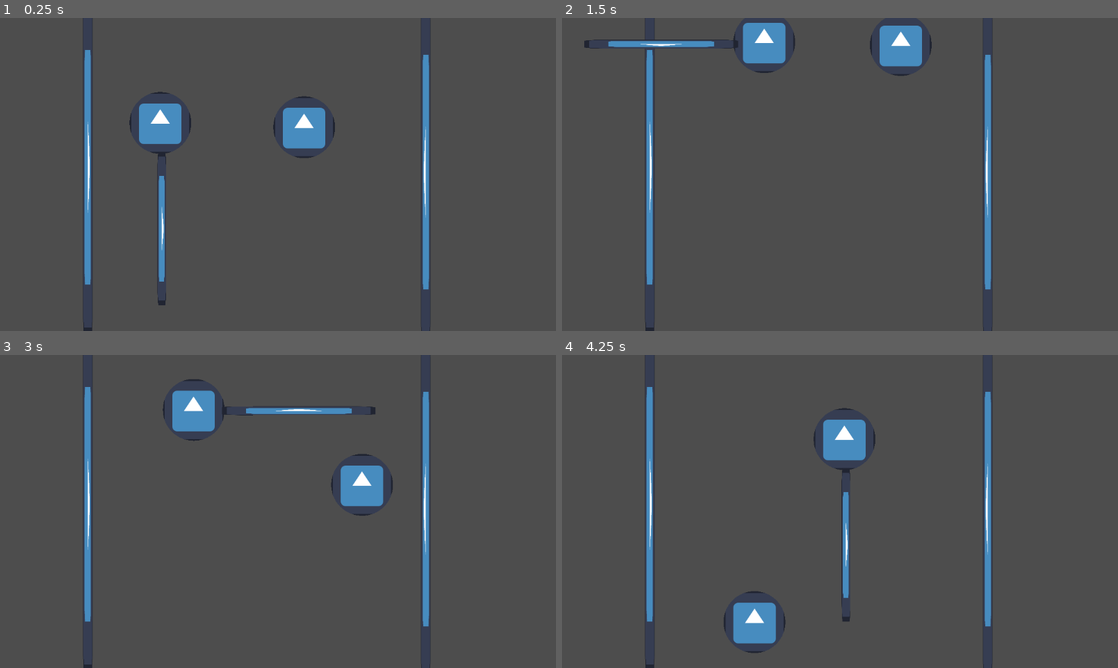
Above: before the commit, frames 1-4 (two rows, left to right).
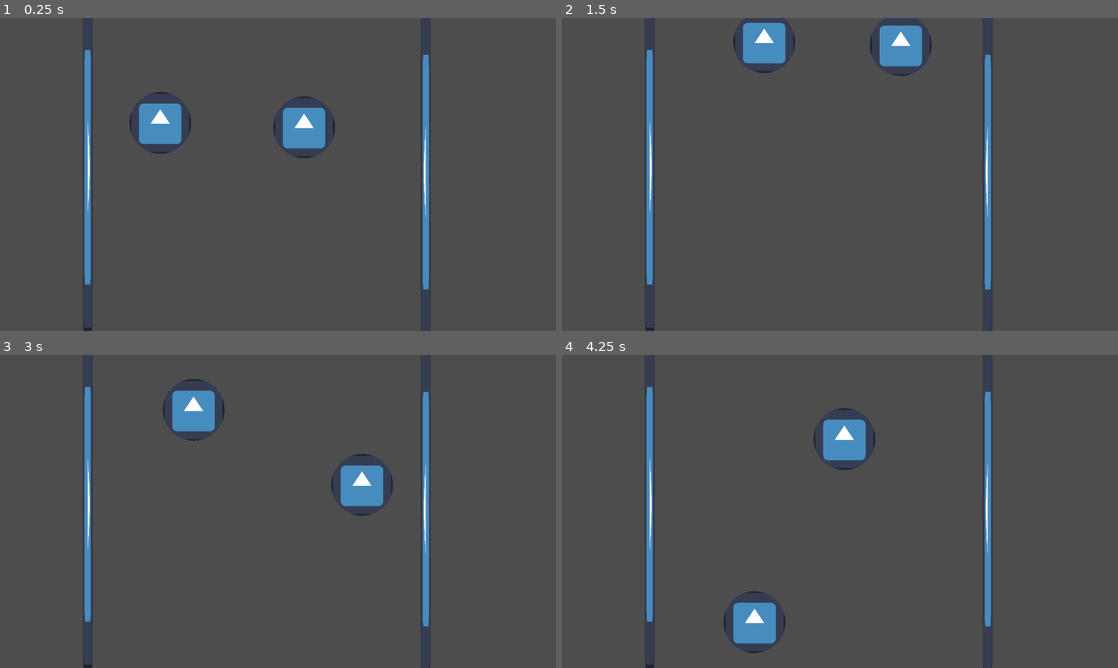
Above: after the commit, the same moments.

Repository: linkman8912/roguelite
Game: Godot game, scene res://main.tscn
Two runs of this game, one before a commit and one after it. Both use one fixed random seed, a clock stepped at 60 frames per second and the inputs below. The engine's default icon, where the game draws it, is replaced by a stand-in: a white triangle on a blue panel in a dark square.
Inputs:
- Up to frame 1 (0.25 s): no input
- Up to frame 2 (1.5 s): hold Up (ui_up) from 0.53 s (still down)
- Up to frame 3 (3 s): release Up (ui_up) at 2.03 s; hold Left (ui_left) from 2.03 s (still down)
- Up to frame 4 (4.25 s): release Left (ui_left) at 3.53 s; hold Down (ui_down) from 3.53 s (still down)

The runs differ from the first frame. In frame 1, 0.5% of the frame differs, in the area x 28-30%, y 43-92%; in frame 2, 0.5%; in frame 3, 0.5%; in frame 4, 0.5%, in the area x 50-52%, y 36-86%.

Commit message:
added wepon

Diff:
--- a/character.tscn
+++ b/character.tscn
@@ -1,11 +1,10 @@
-[gd_scene load_steps=9 format=3 uid="uid://b601km7ojh1bo"]
+[gd_scene load_steps=8 format=3 uid="uid://b601km7ojh1bo"]
 
 [ext_resource type="Script" uid="uid://dfulegxwh04fh" path="res://character.gd" id="1_wa5vi"]
 [ext_resource type="Texture2D" uid="uid://ddxmxgyyfy8mn" path="res://icon.svg" id="2_wa5vi"]
 [ext_resource type="Script" uid="uid://oe11vv58qi6s" path="res://bounce.gd" id="3_wa5vi"]
 [ext_resource type="Shader" path="res://godotman.gdshader" id="3_wfnr8"]
 [ext_resource type="PackedScene" uid="uid://baxs661mw2wpk" path="res://hit_box.tscn" id="5_px5sl"]
-[ext_resource type="PackedScene" uid="uid://c7vfwav600vm1" path="res://weapon.tscn" id="6_0qfo5"]
 
 [sub_resource type="ShaderMaterial" id="ShaderMaterial_wfnr8"]
 shader = ExtResource("3_wfnr8")
@@ -35,6 +34,3 @@
 [node name="CollisionShape2D" type="CollisionShape2D" parent="hit_box_node"]
 scale = Vector2(3.585, 3.585)
 shape = SubResource("ConvexPolygonShape2D_px5sl")
-
-[node name="weapon" parent="." instance=ExtResource("6_0qfo5")]
-position = Vector2(2, 3)
--- a/weapon.tscn
+++ b/weapon.tscn
@@ -5,27 +5,37 @@
 [sub_resource type="GDScript" id="GDScript_swcir"]
 script/source = "extends Node2D
 
-var rotation_speed = 360 # degrees per second
+var rotation_speed = -360 # degrees per second
+var scale_speed = 4
 
 func _process(delta):
-	rotation_degrees += rotation_speed  * delta
+	rotation_degrees += rotation_speed * delta
+	reverse_rotation()
+func incres_rotation_speed():
+	rotation_speed += 100
+
+func increase_length():
+	scale.x += scale_speed * get_process_delta_time()
+
+func decrease_length():
+	scale.x = max(0.1, scale.x - scale_speed * get_process_delta_time())
+
+func reverse_rotation():
+	rotation_speed = -rotation_speed  # flip the direction
 "
 
 [sub_resource type="RectangleShape2D" id="RectangleShape2D_o2wld"]
 size = Vector2(312.50003, 16)
 
-[node name="weapon" type="Node2D"]
-position = Vector2(3, 0)
+[node name="weapon" type="Area2D"]
+position = Vector2(331, 282)
 script = SubResource("GDScript_swcir")
 
-[node name="RigidBody2D" type="Area2D" parent="."]
-position = Vector2(58, -1)
-
-[node name="CollisionShape2D" type="CollisionShape2D" parent="RigidBody2D"]
-position = Vector2(156.74998, 1)
+[node name="CollisionShape2D" type="CollisionShape2D" parent="."]
+position = Vector2(214.74998, 0)
 shape = SubResource("RectangleShape2D_o2wld")
 
-[node name="Sprite2D" type="Sprite2D" parent="RigidBody2D"]
-position = Vector2(157.75, 0)
+[node name="Sprite2D" type="Sprite2D" parent="."]
+position = Vector2(215.75, -1)
 scale = Vector2(2.4882815, 0.140625)
 texture = ExtResource("1_swcir")
